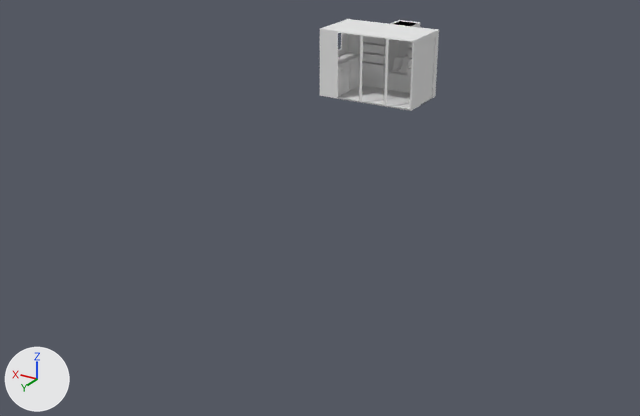
What one commit did to the Blender file models/office/blend/office.blend.
The view is the same before and after, from a camera (50 mm lens) standing at (-13.28, 27.48, 8.86) and looking at (-0.62, 6.39, -1.69). The lights are fixed; the arrows at lower left show +X, +Y and +Z.
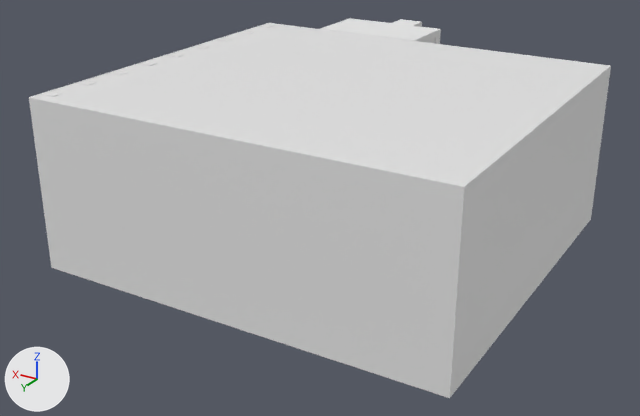
Location of each change, (x1, y1, x2, y2) in pixels of the pictures (640 x 416 px):
'Cube.003', added
    after: (29, 23, 611, 398)
'Plane.001', reshaped
    before: (320, 19, 439, 111)
    after: (320, 18, 441, 44)
'Cube.006', added
    after: (42, 24, 274, 97)
'Cube.005', added
    after: (31, 23, 267, 97)
part 1 of me_plane_001, built on
    before: (338, 20, 436, 109)
    after: (349, 18, 441, 44)
'Plane.002', unchanged, covered by the edit
    before: (320, 29, 414, 111)
    after: (323, 29, 414, 41)

The change, as a diff of the scene's bpy script:
```diff
--- a/models/office/blend/office.blend.py
+++ b/models/office/blend/office.blend.py
@@ me_plane_001 @@
 # used by ob_plane_001; location = (0.0, 0.0, 0.0)
-me_plane_001.from_pydata(...)  # 66 vertices, 57 faces; spans x -1.0..2.62, y -1.8..1.0, z 0.0..2.4
+me_plane_001.from_pydata(...)  # 118 vertices, 108 faces; spans x -1.0..2.62, y -1.95..1.0, z 0.0..2.4
+# me_plane_001 part 1: 2 vertices moved from x 0.08..0.93, y -1.8, z 0.62 to x 0.08..0.93, y -1.95, z 0.62; 18 vertices removed from x -1.0..2.62, y -1.8..-1.0, z 0.0..2.4; 70 vertices added at x -1.0..2.62, y -1.95..1.0, z 0.0..2.4
 me_plane_001.materials.append(mat_wall)
@@ me_cube_002 @@
+me_cube_002.from_pydata(...)  # 24 vertices, 19 faces; spans x -7.41..4.69, y -4.27..6.9, z 0.0..4.94
@@ me_cube_004 @@
+me_cube_004.from_pydata(...)  # 75 vertices, 58 faces; spans x 0.0..0.01, y -3.45..7.73, z -1.27..3.68
@@ me_cube_011 @@
+me_cube_011.from_pydata([(-0.366, 0.165, 0.34), (0.147, 0.165, -0.34), (-0.366, -0.165, 0.34), (0.147, -0.165, -0.34), (0.147, 0.165, 0.34), (0.147, -0.165, 0.34)], [], [(1, 3, 2, 0), (2, 3, 5), (0, 4, 1)])
@@ ob_cube_003 @@
+ob_cube_003 = bpy.data.objects.new('Cube.003', me_cube_002)
+ob_cube_003.location = (0.0, 5.32, -2.54)
@@ ob_cube_005 @@
+ob_cube_005 = bpy.data.objects.new('Cube.005', me_cube_004)
+ob_cube_005.location = (4.69, 4.49, -1.27)
@@ ob_cube_006 @@
+ob_cube_006 = bpy.data.objects.new('Cube.006', me_cube_011)
+ob_cube_006.location = (4.56, 1.6, 2.07)
+_m = ob_cube_006.modifiers.new('Array', 'ARRAY')
+_m.count = 9
+_m.use_constant_offset = True
+_m.constant_offset_displace = (0.0, 1.26, 0.0)
+_m.use_relative_offset = False
```
